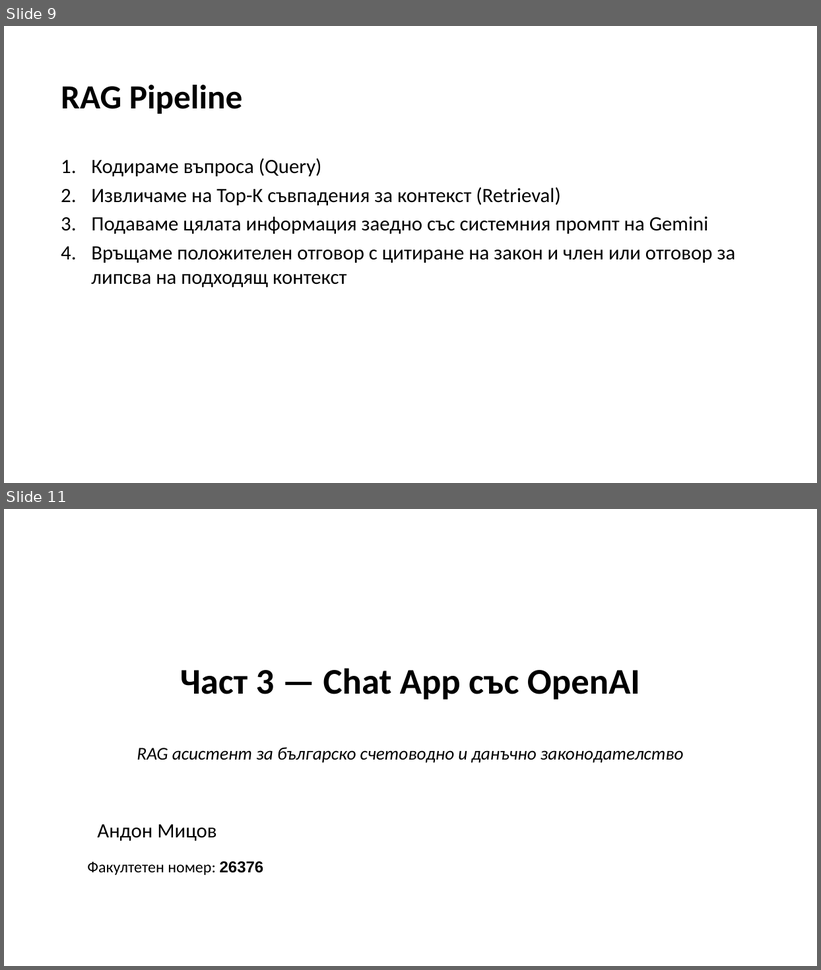
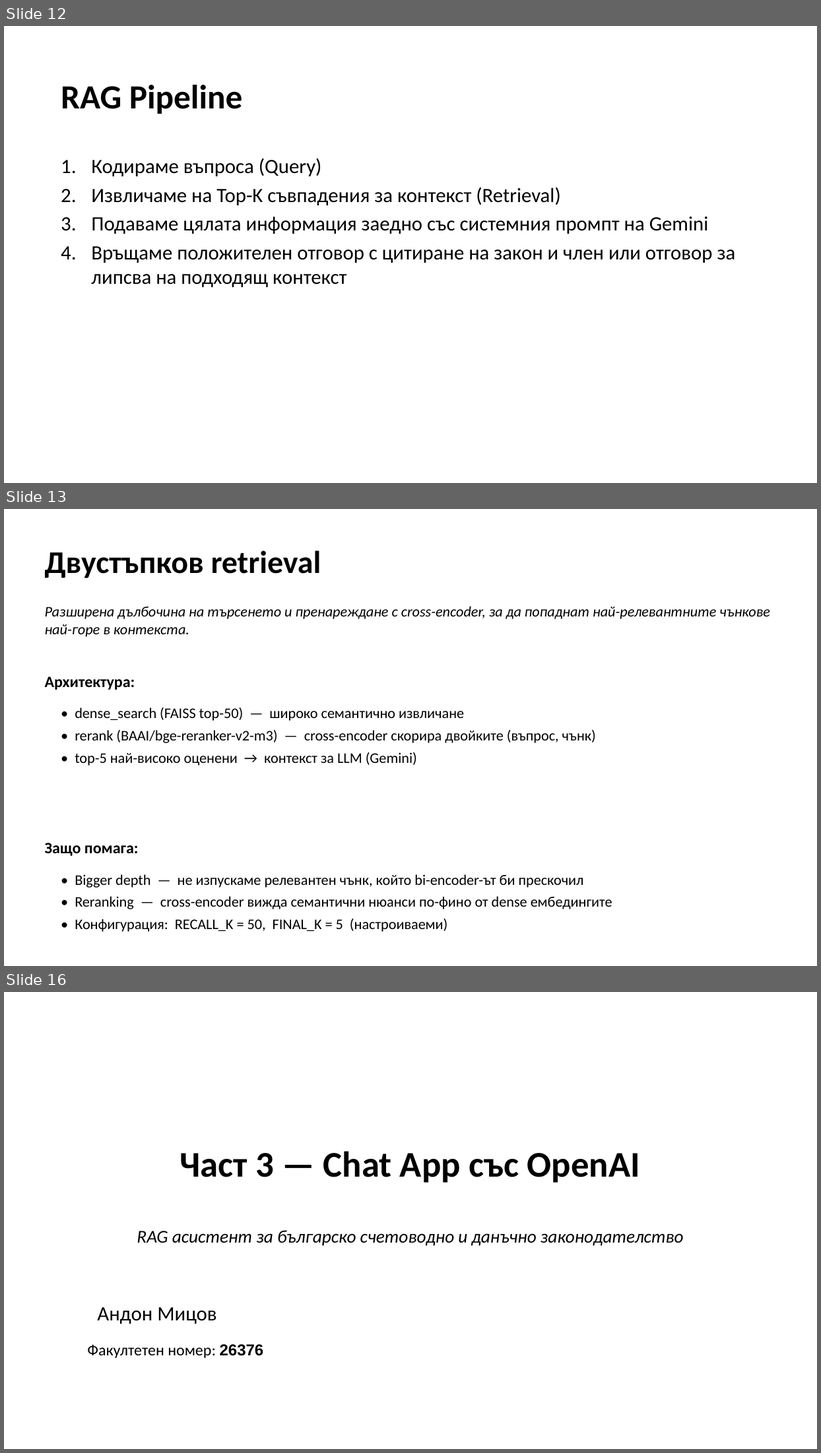
Before and after one commit to LLM-Project-2026/tax_and_accounting_law_RAG, a slide deck: stage_1_presentation_v2.pptx. Shown one above the other, each under a label of ours: slides 9 and 11 before the commit, slides 12, 13 and 16 after it; the slides between them are not shown. The pictures are 821x970 and 821x1453 pixels, drawn with LibreOffice and Linux fonts; fonts in the diff are those of the drawing. Boxes give left, top, right and bottom in pixels: in the first picture for what was removed or moved away, otherwise in the second. Text is boxed around its words. In the diff, an @@ line names an element or a change of style, - is before the commit and + after.

```diff
--- a/stage_1_presentation_v2.pptx
+++ b/stage_1_presentation_v2.pptx
@@ slide 13 added at bbox=[4, 509, 817, 966], background #FFFFFF @@
@@ text added at bbox=[45, 551, 321, 578], 28 pt, text #000000, bold @@
+Двустъпков retrieval
@@ text added at bbox=[45, 606, 770, 637], 13 pt, text #000000, italic @@
+Разширена дълбочина на търсенето и пренареждане с cross-encoder, за да попаднат най-релевантните чънкове най-горе в контекста.
@@ text added at bbox=[45, 677, 135, 690], 14 pt, text #000000, bold @@
+Архитектура:
@@ text added at bbox=[75, 708, 596, 766], 13 pt, text #000000 @@
+• dense_search (FAISS top-50) — широко семантично извличане
+• rerank (BAAI/bge-reranker-v2-m3) — cross-encoder скорира двойките (въпрос, чънк)
+• top-5 най-високо оценени → контекст за LLM (Gemini)
@@ text added at bbox=[45, 843, 139, 856], 14 pt, text #000000, bold @@
+Защо помага:
@@ text added at bbox=[75, 875, 613, 932], 13 pt, text #000000 @@
+• Bigger depth — не изпускаме релевантен чънк, който bi-encoder-ът би прескочил
+• Reranking — cross-encoder вижда семантични нюанси по-фино от dense ембедингите
+• Конфигурация: RECALL_K = 50, FINAL_K = 5 (настроиваеми)
@@ what was slide 9 is now slide 12 @@
@@ what was slide 11 is now slide 16 @@
```
Also in this commit, not shown: 2 slides changed, 4 other slides added.
